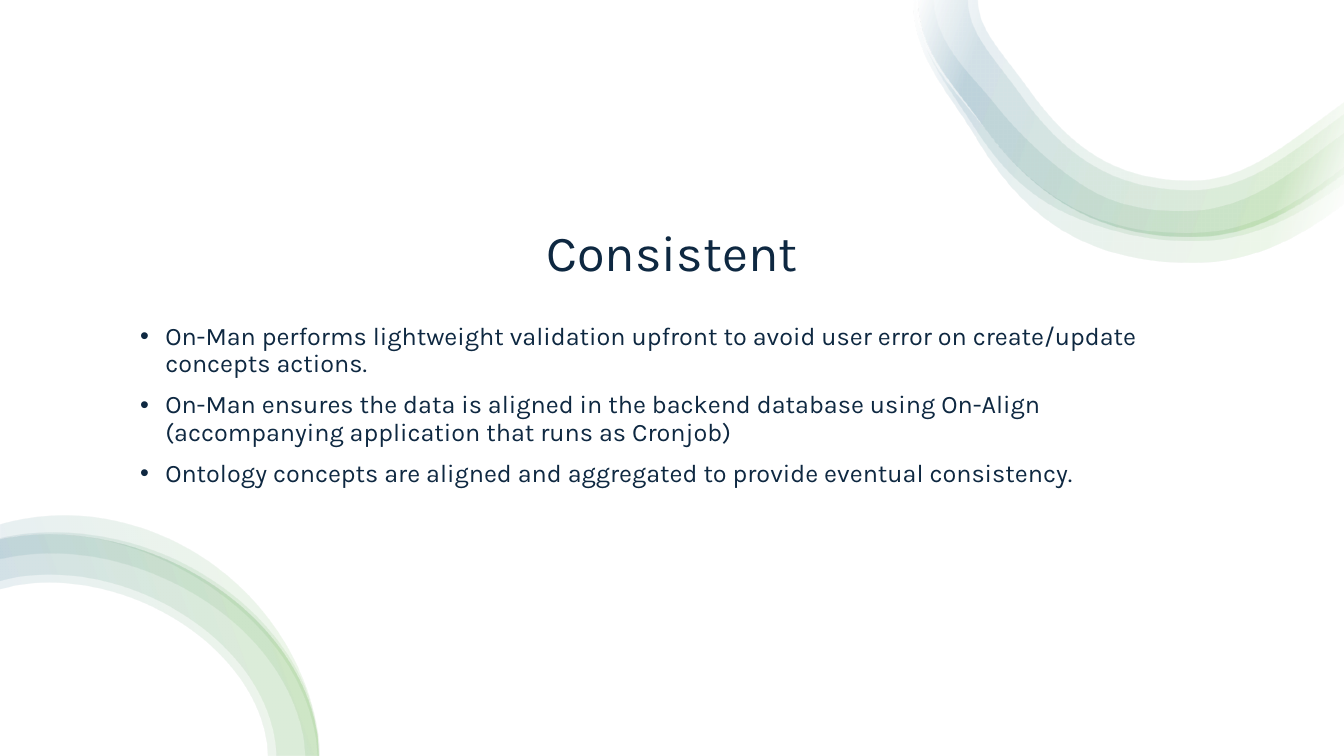
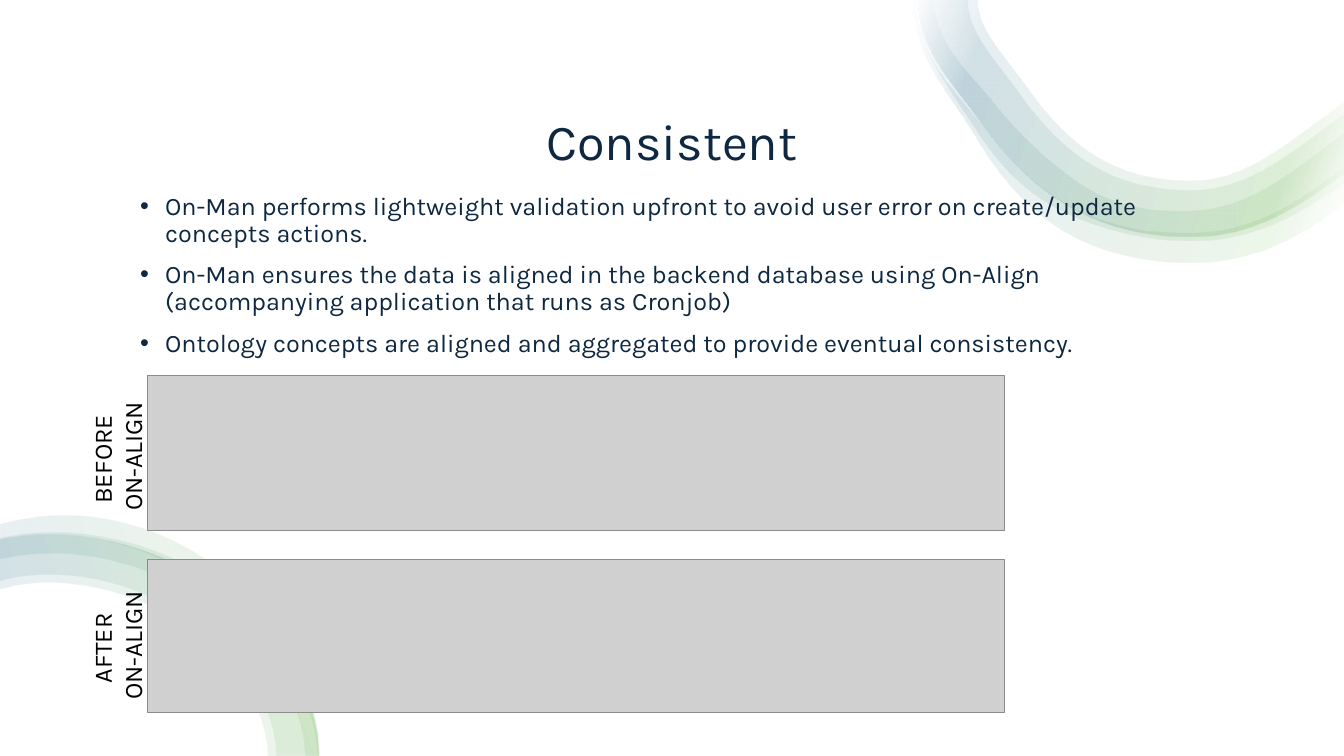
Before and after one commit to desourav/on-man, a slide deck: slide 9 of product-pitch.pptx (slide 7 before the commit). Drawn at 1344x756 pixels with LibreOffice and Linux fonts; fonts in the diff are those of the drawing; grey boxes stand for pictures. Boxes give left, top, right and bottom in pixels: in the first picture for what was removed or moved away, otherwise in the second. Text is boxed around its words. In the diff, an @@ line names an element or a change of style, - is before the commit and + after.

```diff
--- a/product-pitch.pptx
+++ b/product-pitch.pptx
@@ title "Consistent" moved from (x1=546, y1=236, x2=797, y2=272) to (x1=546, y1=125, x2=797, y2=161) @@
@@ text "On-Man performs lightweight validation upfront ..." rewrapped from (x1=165, y1=326, x2=1136, y2=488) to (x1=165, y1=192, x2=1136, y2=358) @@
@@ picture added at (x1=148, y1=376, x2=1005, y2=530) @@
@@ text added at (x1=86, y1=412, x2=149, y2=508), 18 pt, text #000000 @@
+BEFORE
+ON-ALIGN
@@ picture added at (x1=148, y1=560, x2=1005, y2=713) @@
@@ text added at (x1=86, y1=601, x2=149, y2=697), 18 pt, text #000000 @@
+AFTER
+ON-ALIGN
```
Also in this commit, not shown: 3 slides added, 3 other files.
